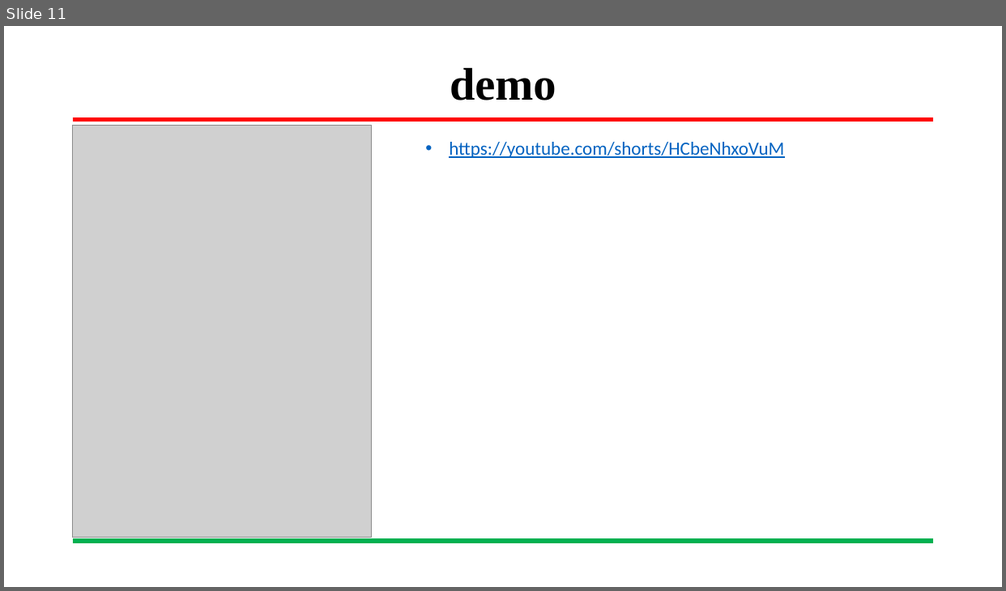
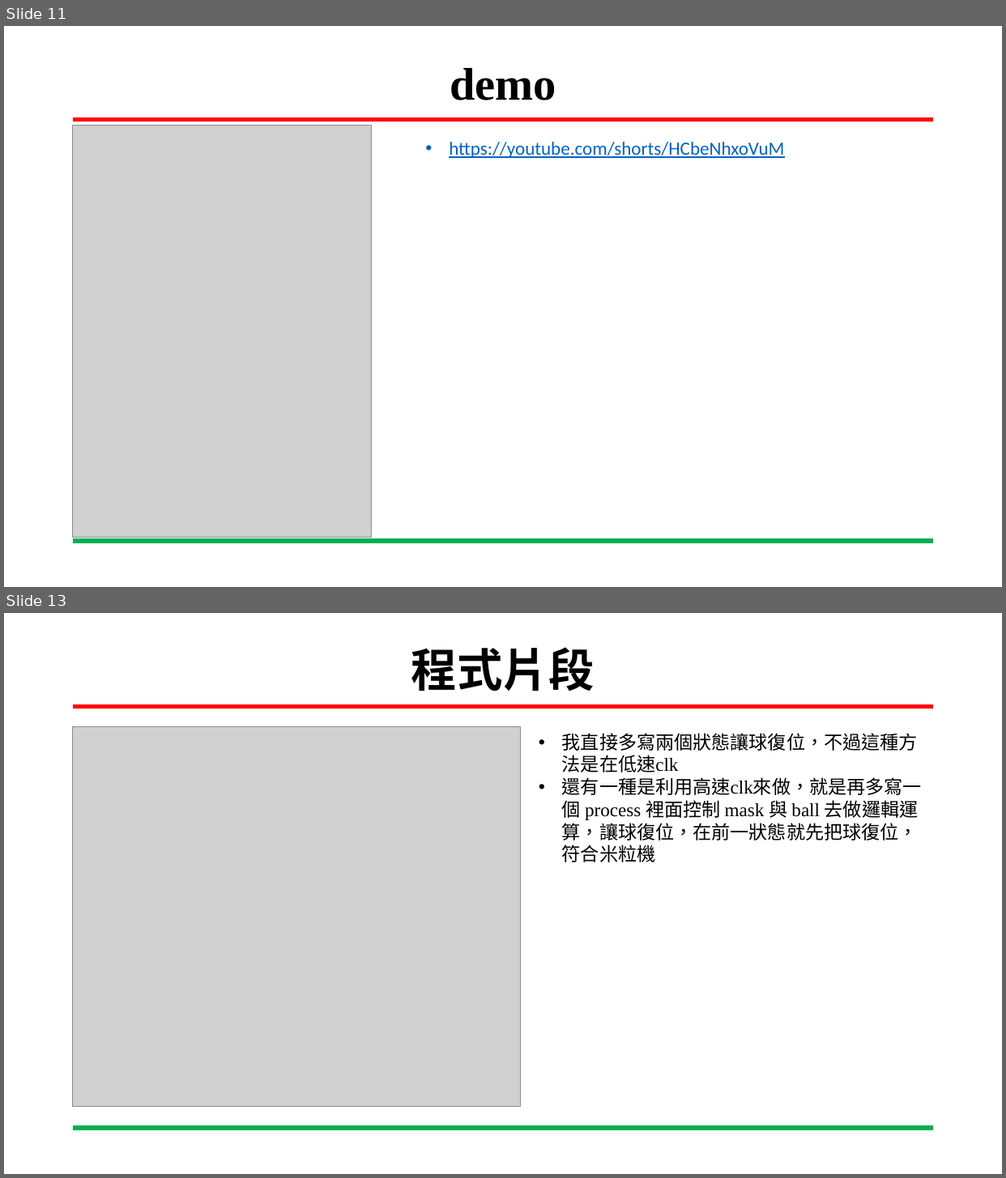
Before and after one commit to yihong92/FPGA, a slide deck: HW4/pingpong報告.pptx. Shown one above the other, each under a label of ours: slide 11 before the commit, slides 11 and 13 after it; the slides between them are not shown. The pictures are 1006x591 and 1006x1178 pixels, drawn with LibreOffice and Linux fonts; fonts in the diff are those of the drawing; grey boxes stand for pictures; background and template pictures are left out. Boxes give left, top, right and bottom in pixels: in the first picture for what was removed or moved away, otherwise in the second. Text is boxed around its words. In the diff, an @@ line names an element or a change of style, - is before the commit and + after.

```diff
--- a/HW4/pingpong報告.pptx
+++ b/HW4/pingpong報告.pptx
@@ slide 13 added at (4, 613, 1002, 1174), background #FFFFFF; not listed: 2 template elements that a slide beside it also shows @@
@@ title added at (411, 647, 594, 691), 44 pt, text #000000, bold @@
+程式片段
@@ picture added at (73, 726, 521, 1106) @@
@@ text added at (562, 733, 922, 862), 18 pt, text #000000 @@
+• 我直接多寫兩個狀態讓球復位，不過這種方法是在低速clk
+• 還有一種是利用高速clk來做，就是再多寫一個 process 裡面控制 mask 與 ball 去做邏輯運算，讓球復位，在前一狀態就先把球復位，符合米粒機
```
Also in this commit, not shown: 1 slide changed, 1 other slide added, 1 other file.
